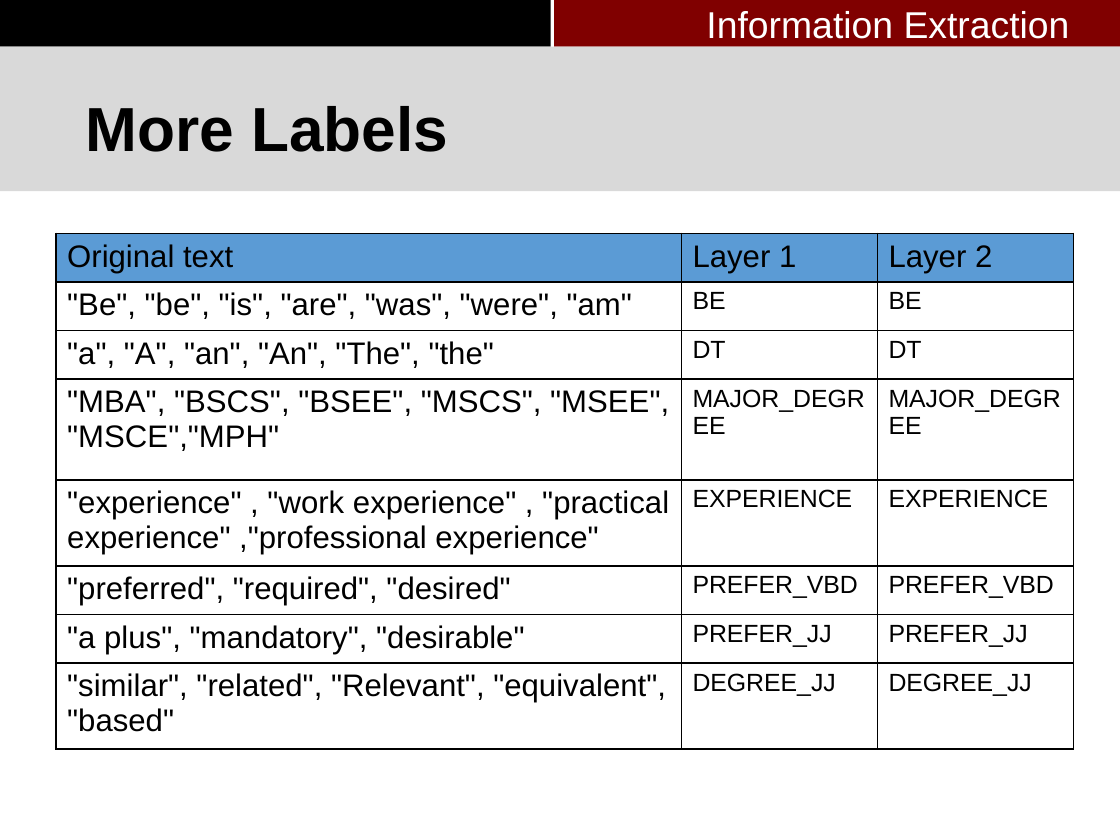
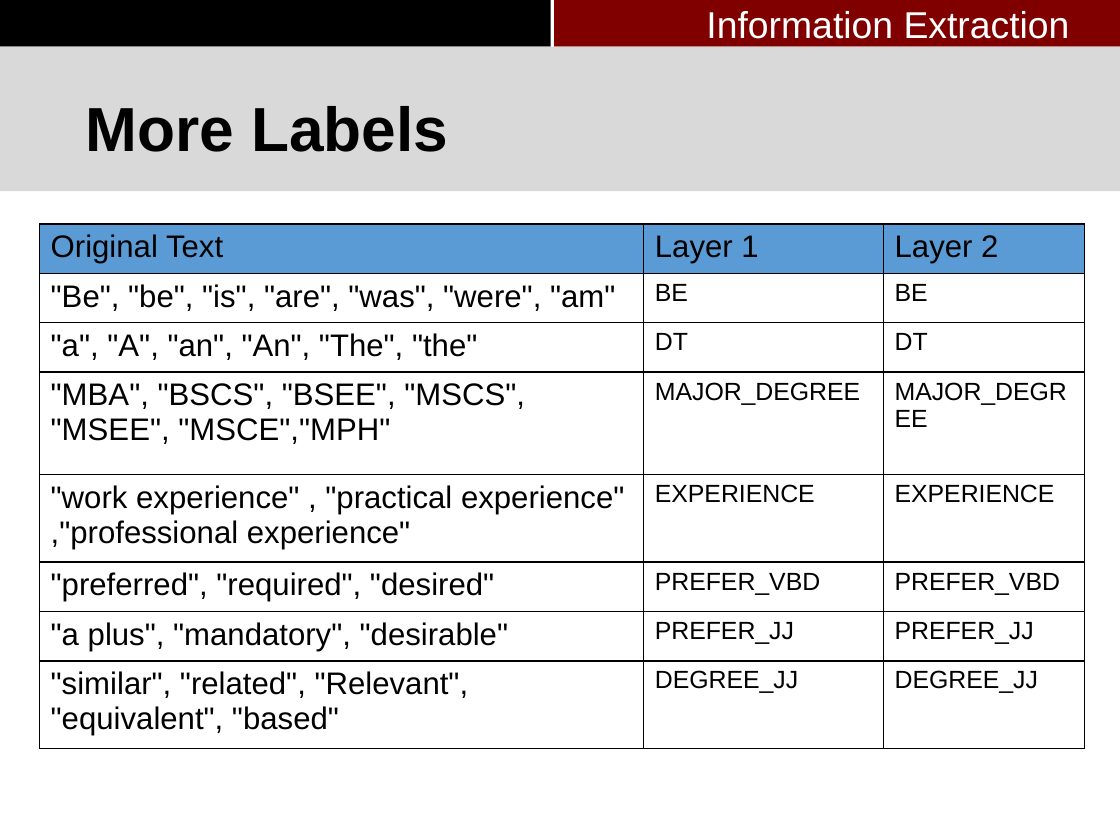
Before and after one commit to pkushiqiang/thesis, a slide deck: slide 34 of media/Master's thesis-3.pptx. Drawn at 1120x840 pixels with LibreOffice and Linux fonts; fonts in the diff are those of the drawing; background and template pictures are left out. Boxes give left, top, right and bottom in pixels: in the first picture for what was removed or moved away, otherwise in the second. Text is boxed around its words. In the diff, an @@ line names an element or a change of style, - is before the commit and + after.

Commit message:
update

```diff
--- a/media/Master's thesis-3.pptx
+++ b/media/Master's thesis-3.pptx
@@ table at [39,224,1084,748] @@
-row 1, column 1: Original text
+row 1, column 1: Original Text
@@ row 5, column 1: ""experience" , "work experience" , "practical experience" ,"professional experience"" to ""work experience" , "practical experience" ,"professional experience"" @@
@@ table: place and size @@
-table at [56,233,1073,748]
+table at [39,224,1084,748]
```
Also in this commit, not shown: 4 other slides changed.
